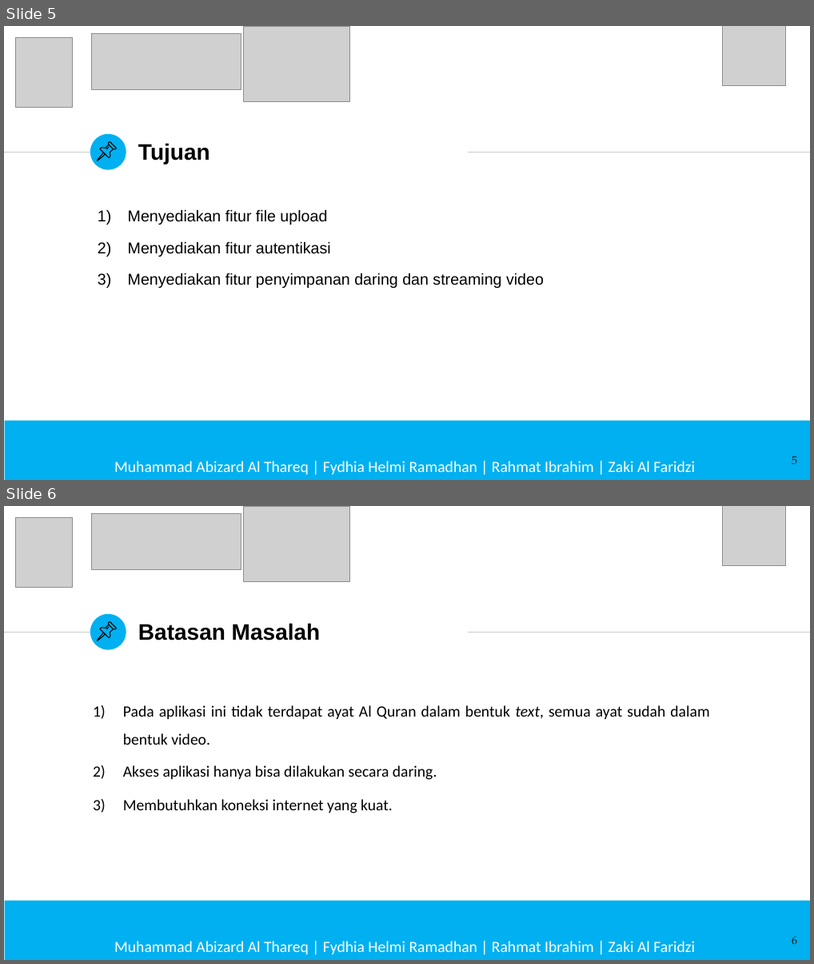
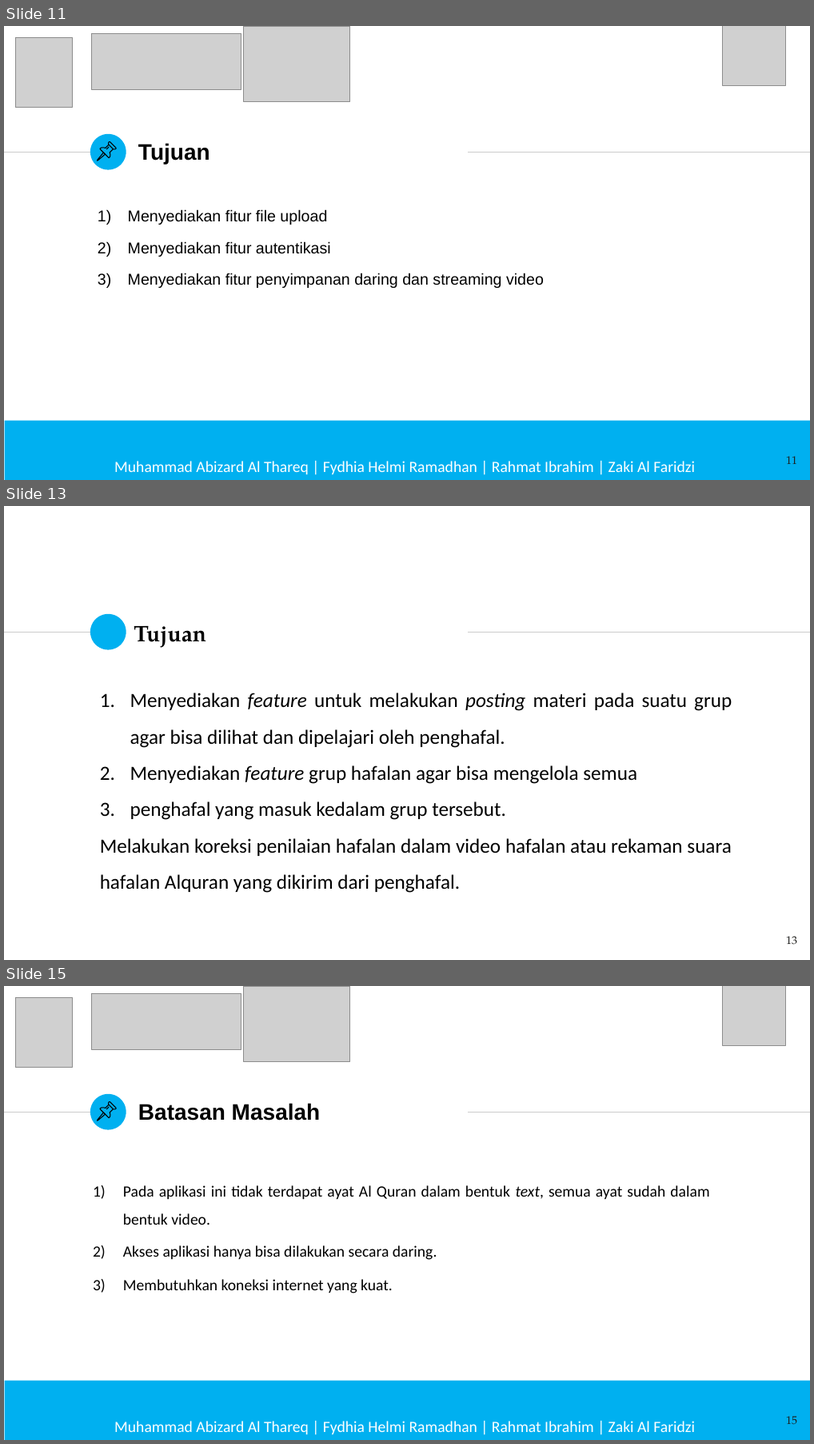
Before and after one commit to aabizardd/PA-Abizard-MYVOQU, a slide deck: PPT Prasidang/PPT Prasidang MyVoQu.pptx. Shown one above the other, each under a label of ours: slides 5 and 6 before the commit, slides 11, 13 and 15 after it; the slides between them are not shown. The pictures are 814x964 and 814x1444 pixels, drawn with LibreOffice and Linux fonts; fonts in the diff are those of the drawing; grey boxes stand for pictures; background and template pictures are left out. Boxes give left, top, right and bottom in pixels: in the first picture for what was removed or moved away, otherwise in the second. Text is boxed around its words. In the diff, an @@ line names an element or a change of style, - is before the commit and + after.

```diff
--- a/PPT Prasidang/PPT Prasidang MyVoQu.pptx
+++ b/PPT Prasidang/PPT Prasidang MyVoQu.pptx
@@ slide 13 added at (x1=4, y1=506, x2=810, y2=960), background #FFFFFF; not listed: 3 template elements that a slide beside it also shows @@
@@ title added at (x1=134, y1=626, x2=206, y2=648), 20 pt, text #000000, bold @@
+Tujuan
@@ text added at (x1=100, y1=692, x2=732, y2=892), 18 pt, text #000000 @@
+1. Menyediakan feature untuk melakukan posting materi pada suatu grup agar bisa dilihat dan dipelajari oleh penghafal.
+2. Menyediakan feature grup hafalan agar bisa mengelola semua
+3. penghafal yang masuk kedalam grup tersebut.
+Melakukan koreksi penilaian hafalan dalam video hafalan atau rekaman suara hafalan Alquran yang dikirim dari penghafal.
@@ page number added at (x1=786, y1=936, x2=798, y2=944), 10 pt, text #1D1D1B @@
+13
@@ what was slide 5 is now slide 11 @@
@@ page number at (x1=786, y1=456, x2=798, y2=464): text changed @@
-5
+11
@@ what was slide 6 is now slide 15 @@
@@ page number at (x1=786, y1=1416, x2=798, y2=1424): text changed @@
-6
+15
```
Also in this commit, not shown: 4 slides changed, 11 other slides added, 1 other file.
